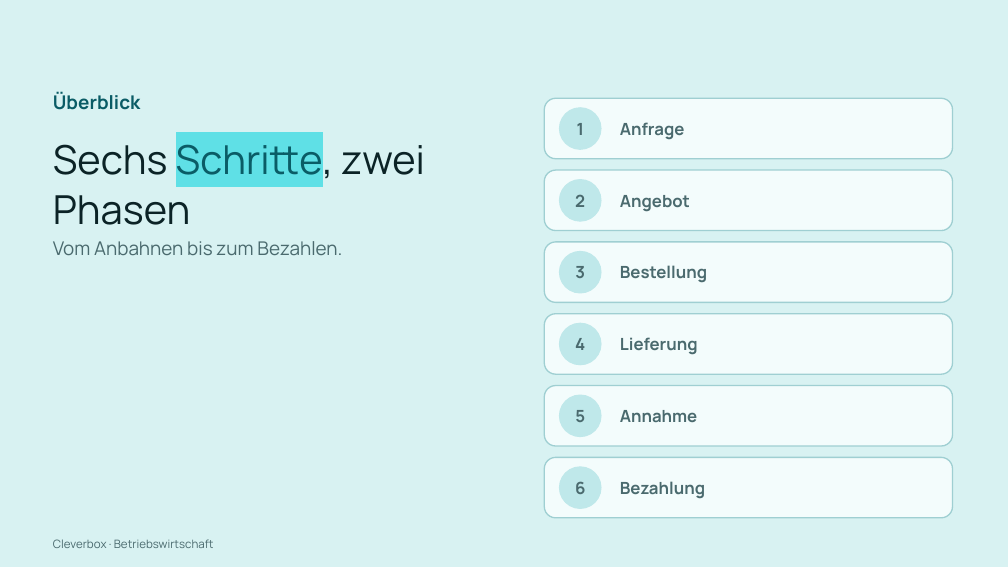
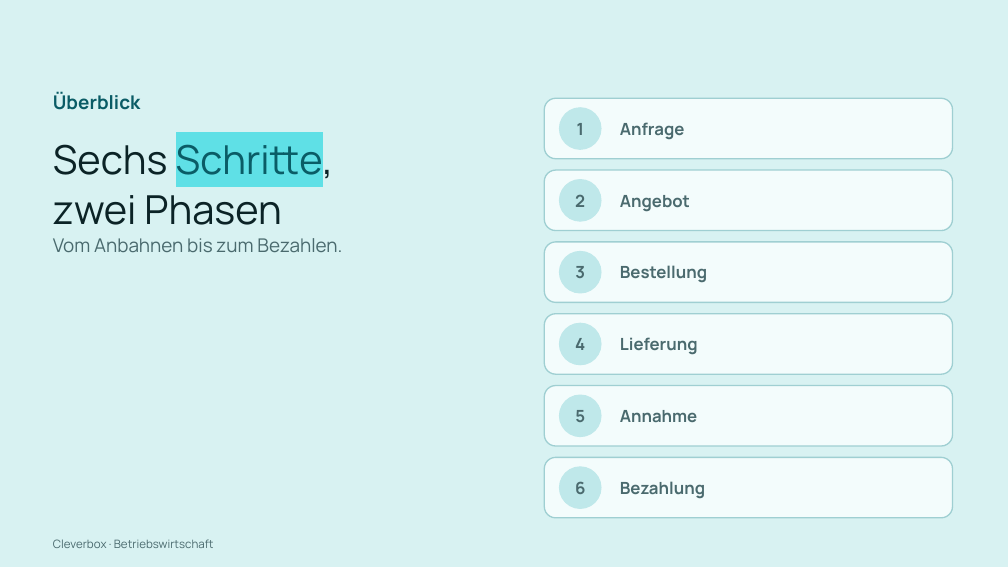
Before and after one commit to arminheske/claudecloud, a slide deck: slide 3 of videoslides/cleverbox-abwicklung-kauf-slides.pptx. Drawn at 1008x567 pixels with LibreOffice and Linux fonts; fonts in the diff are those of the drawing. Boxes give left, top, right and bottom in pixels: in the first picture for what was removed or moved away, otherwise in the second. Text is boxed around its words. In the diff, an @@ line names an element or a change of style, - is before the commit and + after.

```diff
--- a/videoslides/cleverbox-abwicklung-kauf-slides.pptx
+++ b/videoslides/cleverbox-abwicklung-kauf-slides.pptx
@@ text at [53,137,334,225]: text changed @@
-Sechs Schritte, zwei Phasen
+Sechs Schritte,
+zwei Phasen
```
Also in this commit, not shown: 60 other slides changed, 1 other file.
